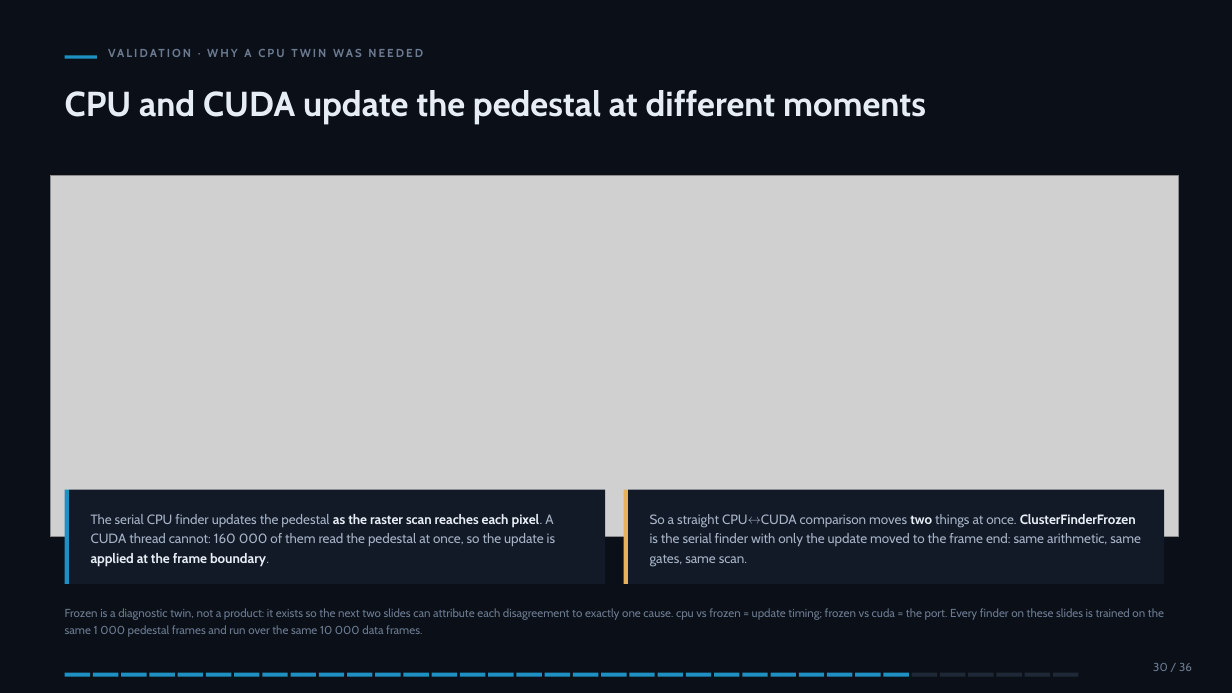
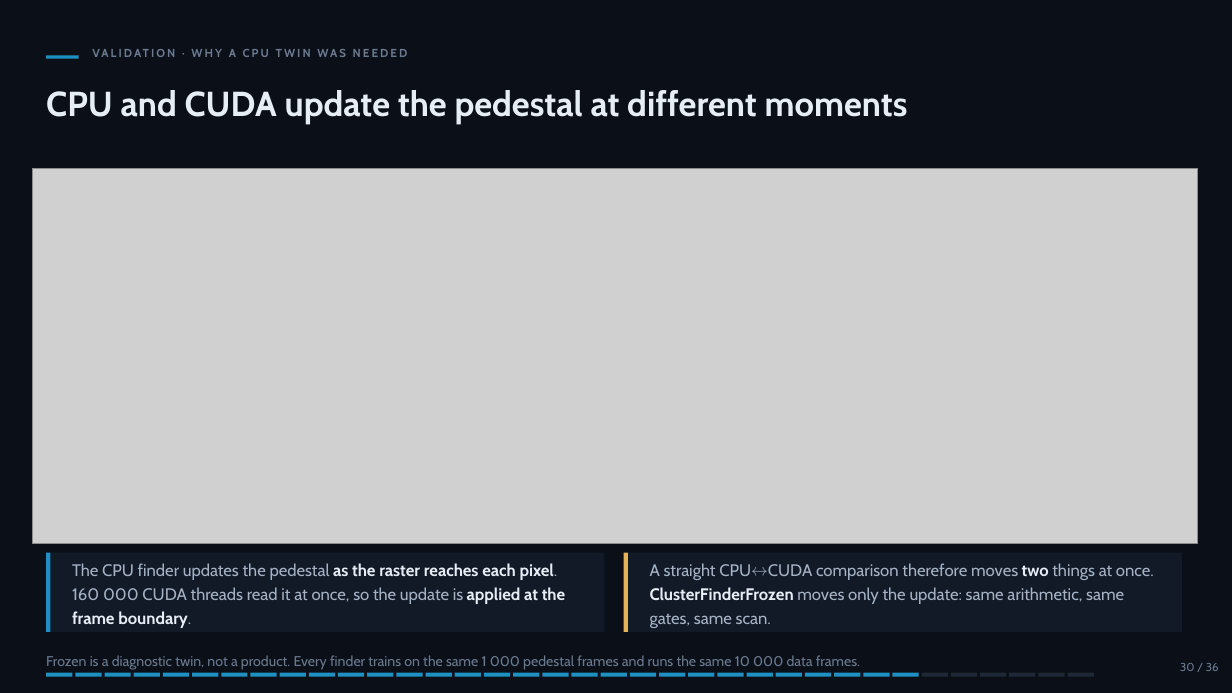
Before and after one commit to slsdetectorgroup/aare, a slide deck: slide 36 of docs/cf_cuda_performance.pptx. Drawn at 1232x693 pixels with LibreOffice and Linux fonts; fonts in the diff are those of the drawing; grey boxes stand for pictures. Boxes give left, top, right and bottom in pixels: in the first picture for what was removed or moved away, otherwise in the second. Text is boxed around its words. In the diff, an @@ line names an element or a change of style, - is before the commit and + after.

```diff
--- a/docs/cf_cuda_performance.pptx
+++ b/docs/cf_cuda_performance.pptx
@@ text "VALIDATION · WHY A CPU ..." rewrapped from (65, 49, 251, 618) to (46, 49, 236, 667) @@
@@ rectangle: place and size @@
-rectangle at (65, 55, 97, 59)
+rectangle at (46, 55, 79, 59)
@@ text "CPU and CUDA update the ...": place and size @@
-text "CPU and CUDA update the ..." at (139, 90, 926, 124)
+text "CPU and CUDA update the ..." at (121, 90, 908, 124)
@@ picture: place and size @@
-picture at (51, 176, 1178, 537)
+picture at (32, 168, 1198, 543)
@@ rectangle: place and size @@
-rectangle at (65, 490, 68, 584)
+rectangle at (46, 553, 50, 632)
@@ rectangle: place and size @@
-rectangle at (68, 490, 604, 584)
+rectangle at (51, 553, 605, 632)
@@ text at (72, 563, 565, 628): text changed; size 10.5 to 13 pt @@
-The serial CPU finder updates the pedestal as the raster scan reaches each pixel. A CUDA thread cannot: 160 000 of them read the pedestal at once, so the update is applied at the frame boundary.
+The CPU finder updates the pedestal as the raster reaches each pixel. 160 000 CUDA threads read it at once, so the update is applied at the frame boundary.
@@ rectangle: place and size @@
-rectangle at (624, 490, 628, 584)
+rectangle at (624, 553, 628, 632)
@@ rectangle: place and size @@
-rectangle at (628, 490, 1164, 584)
+rectangle at (628, 553, 1182, 632)
@@ text at (650, 563, 1154, 628): text changed; size 10.5 to 13 pt @@
-So a straight CPU↔CUDA comparison moves two things at once. ClusterFinderFrozen is the serial finder with only the update moved to the frame end: same arithmetic, same gates, same scan.
+A straight CPU↔CUDA comparison therefore moves two things at once. ClusterFinderFrozen moves only the update: same arithmetic, same gates, same scan.
@@ text at (46, 655, 860, 670): text changed; size 9 to 11 pt @@
-Frozen is a diagnostic twin, not a product: it exists so the next two slides can attribute each disagreement to exactly one cause. cpu vs frozen = update timing; frozen vs cuda = the port. Every finder on these slides is trained on the same 1 000 pedestal frames and run over the same 10 000 data frames.
+Frozen is a diagnostic twin, not a product. Every finder trains on the same 1 000 pedestal frames and runs the same 10 000 data frames.
@@ rectangle: place and size @@
-rectangle at (65, 673, 91, 677)
+rectangle at (46, 673, 72, 677)
@@ 6 rectangles: place and size @@
-6 rectangles at (93, 673, 260, 677)
+6 rectangles at (76, 673, 247, 677)
@@ 6 rectangles: place and size @@
-6 rectangles at (262, 673, 430, 677)
+6 rectangles at (250, 673, 422, 677)
@@ 4 rectangles: place and size @@
-4 rectangles at (432, 673, 543, 677)
+4 rectangles at (426, 673, 539, 677)
@@ 4 rectangles: place and size @@
-4 rectangles at (742, 673, 882, 677)
+4 rectangles at (747, 673, 889, 677)
@@ 5 rectangles: place and size @@
-5 rectangles at (827, 673, 994, 677)
+5 rectangles at (835, 673, 1006, 677)
@@ 3 rectangles: place and size @@
-3 rectangles at (996, 673, 1079, 677)
+3 rectangles at (1009, 673, 1093, 677)
@@ text "30 / 36": place and size @@
-text "30 / 36" at (1153, 663, 1192, 671)
+text "30 / 36" at (1180, 663, 1219, 671)
```
Also in this commit, not shown: 54 other slides changed, 34 other files.
